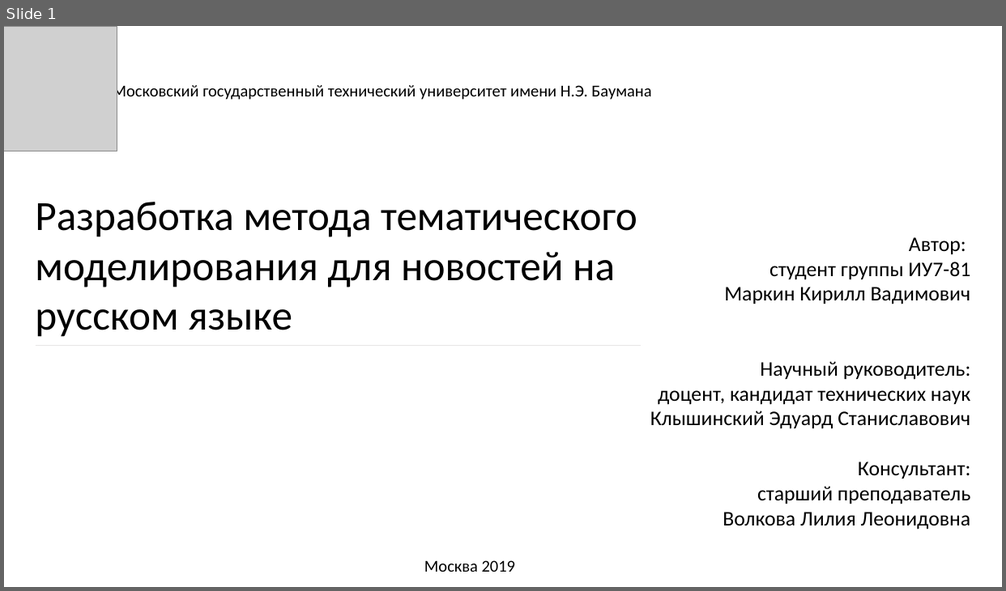
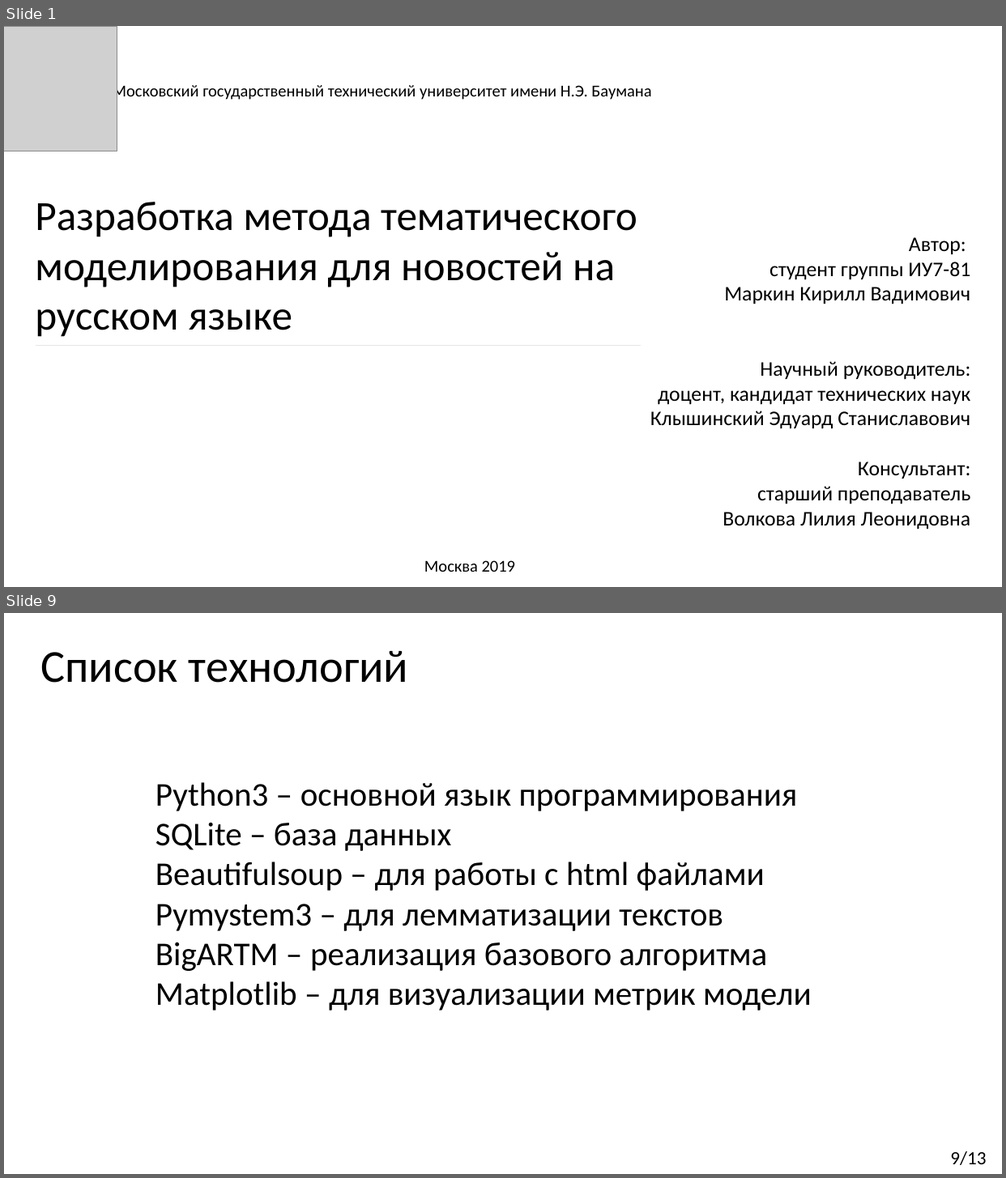
Before and after one commit to Kirmark/bachelor-qualification-work, a slide deck: presentation/presentation.pptx. Shown one above the other, each under a label of ours: slide 1 before the commit, slides 1 and 9 after it; the slides between them are not shown. The pictures are 1006x591 and 1006x1178 pixels, drawn with LibreOffice and Linux fonts; fonts in the diff are those of the drawing; grey boxes stand for pictures. Boxes give left, top, right and bottom in pixels: in the first picture for what was removed or moved away, otherwise in the second. Text is boxed around its words. In the diff, an @@ line names an element or a change of style, - is before the commit and + after.

```diff
--- a/presentation/presentation.pptx
+++ b/presentation/presentation.pptx
@@ slide 9 added at [4, 613, 1002, 1174], background #FFFFFF @@
@@ text added at [40, 651, 409, 683], 44 pt, text #000000 @@
+Список технологий
@@ text added at [155, 782, 812, 1011], 32 pt, text #000000 @@
+Python3 – основной язык программирования
+SQLite – база данных
+Beautifulsoup – для работы с html файлами
+Pymystem3 – для лемматизации текстов
+BigARTM – реализация базового алгоритма
+Matplotlib – для визуализации метрик модели
@@ text added at [950, 1152, 986, 1165], 18 pt, text #000000 @@
+9/13
```
Also in this commit, not shown: 8 slides changed, 3 other slides added, 3 slides removed, 7 other files.
